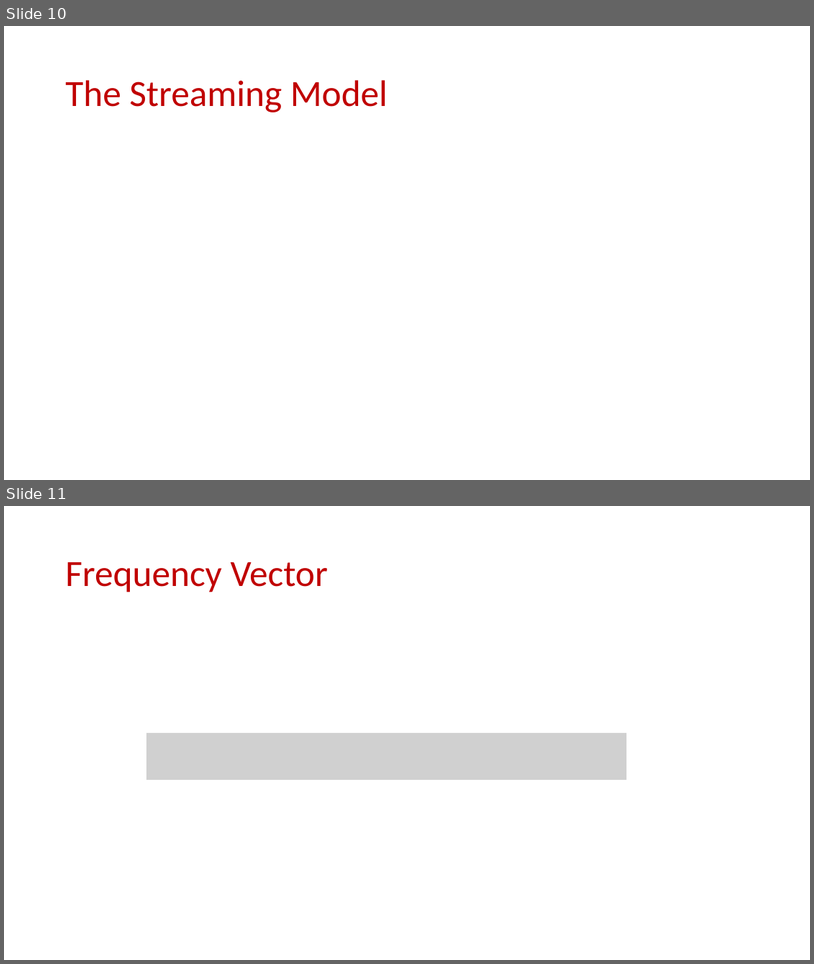
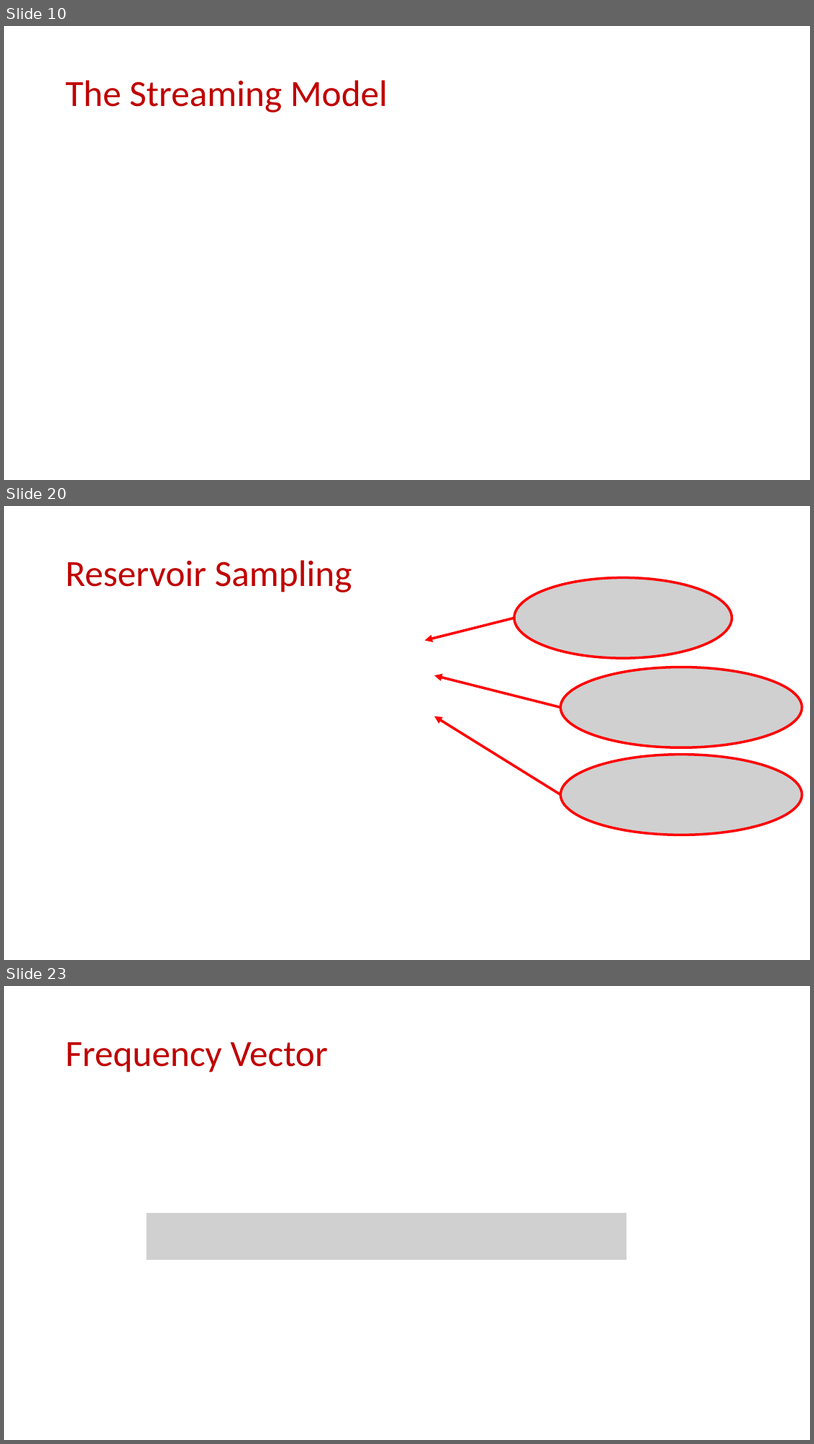
Before and after one commit to samsonzhou/samsonzhou.github.io, a slide deck: CSCE689-23/L9.pptx. Shown one above the other, each under a label of ours: slides 10 and 11 before the commit, slides 10, 20 and 23 after it; the slides between them are not shown. The pictures are 814x964 and 814x1444 pixels, drawn with LibreOffice and Linux fonts; fonts in the diff are those of the drawing; grey boxes stand for pictures. Boxes give left, top, right and bottom in pixels: in the first picture for what was removed or moved away, otherwise in the second. Text is boxed around its words. In the diff, an @@ line names an element or a change of style, - is before the commit and + after.

```diff
--- a/CSCE689-23/L9.pptx
+++ b/CSCE689-23/L9.pptx
@@ slide 20 added at (4,506,810,960), background #FFFFFF @@
@@ title added at (65,560,352,592), 44 pt, text #C00000 @@
+Reservoir Sampling
@@ picture added at (514,577,733,658) @@
@@ arrow added from (514, 618) to (425, 641), #FF0000 3 pt @@
@@ arrow added from (561, 708) to (435, 675), #FF0000 3 pt @@
@@ picture added at (561,667,802,747) @@
@@ arrow added from (561, 795) to (435, 716), #FF0000 3 pt @@
@@ picture added at (561,754,802,834) @@
@@ what was slide 11 is now slide 23 @@
```
Also in this commit, not shown: 11 other slides added, 1 other file.
